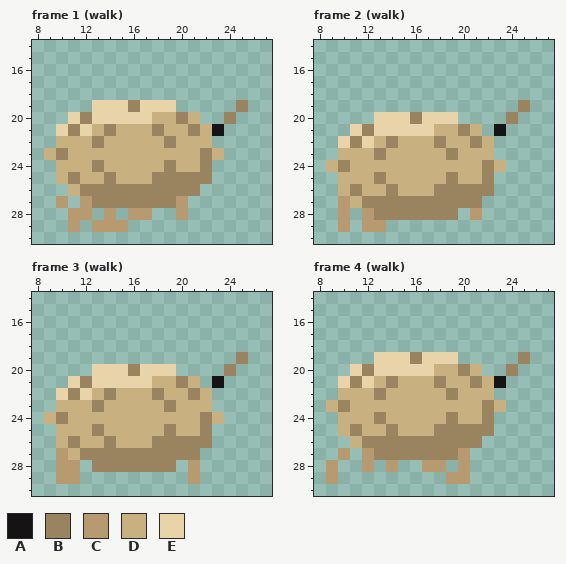
Pixel-art file -- Assets/Animales/camaron_almeja.aseprite. Above, as it was before the edit.
32x32 pixels, 6 frames. Shown: frame 1 (walk): x 8..27, y 14..30; frame 2 (walk): x 8..27, y 14..30; frame 3 (walk): x 8..27, y 14..30; frame 4 (walk): x 8..27, y 14..30. The commit also changed other frames, which this record leaves out.
Palette (. is transparent): A #151314  B #9a8460  C #b89a70  D #c8b080  E #e8d4a8
Pixels before, frame 1 (walk), first column x 9:
19 ....EEEBEEE.....B
20 ..EBEEEEEDDBD..B.
21 .EBEDBDDDBDDBDA..
22 .DDDBDDDDDBDDD...
23 DBDDDDDDDDDDDBD..
24 .DDDBDDDDDBDDB...
25 .DBDDBDDDBBBBB...
26 ..DBBBBBBBBBB....
27 .C.CBBBBBBBC.....
28 ..CC.C.CC..C.....
29 ..C.CCC..........
Pixels before, frame 2 (walk), first column x 9:
19 ................B
20 ....EEEBEEE....B.
21 ..EBEEEEEDDBD.A..
22 .EBEDBDDDBDDBD...
23 .DDDBDDDDDBDDD...
24 DBDDDDDDDDDDDBD..
25 .DDDBDDDDDBDDB...
26 .DBDDBDDDBBBBB...
27 .CDBBBBBBBBBB....
28 .C.CBBBBBBB.C....
29 .C.CC............
Pixels before, frame 3 (walk), first column x 9:
19 ................B
20 ....EEEBEEE....B.
21 ..EBEEEEEDDBD.A..
22 .EBEDBDDDBDDBD...
23 .DDDBDDDDDBDDD...
24 DBDDDDDDDDDDDBD..
25 .DDDBDDDDDBDDB...
26 .DBDDBDDDBBBBB...
27 .CDBBBBBBBBBB....
28 .CC.BBBBBBB.C....
29 .CC.........C....
Pixels before, frame 4 (walk), first column x 9:
19 ....EEEBEEE.....B
20 ..EBEEEEEDDBD..B.
21 .EBEDBDDDBDDBDA..
22 .DDDBDDDDDBDDD...
23 DBDDDDDDDDDDDBD..
24 .DDDBDDDDDBDDB...
25 .DBDDBDDDBBBBB...
26 ..DBBBBBBBBBB....
27 .C.CBBBBBBBC.....
28 C..C.C..CC.C.....
29 C.........CC.....
New version:
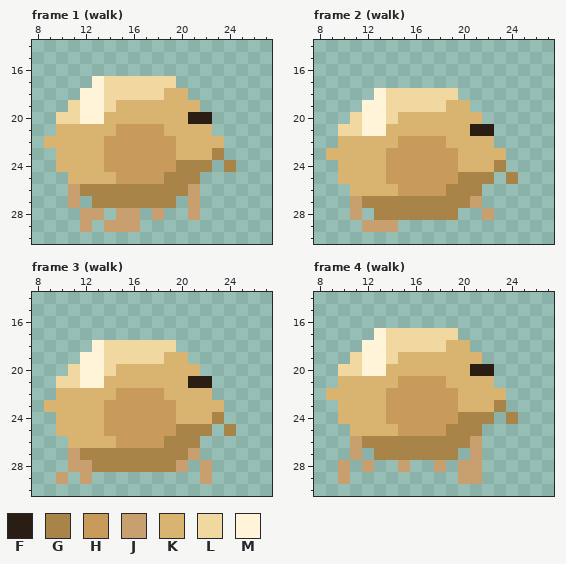
Colours new in this view: F #2a1e14  G #a88448  H #c89a5c  J #c8a070  K #d8b470  L #f0d8a0  M #fff4d8
The exact change:
Changed rows in their new state; - is an unchanged pixel.
Frame 1 (walk):
first column x 9:
17 ----MLLLLLL------
18 ---MMLLLLLKK-----
19 --LMMLKKKKKKK---.
20 -LLMMKKKKKKKFF-.-
21 -KKKKKHHHHKKKK.--
22 KKKKKHHHHHHKKKK--
23 .KKKKHHHHHHKKKG--
24 -KKKKHHHHHHGGG-G-
25 -.KKKKHHHHGGG.---
26 --JGGGGGGGGGJ----
27 -.J.GGGGGGG.J----
28 --.JJ.JJ.J-.J----
29 --.J.JJJ---------
Frame 2 (walk):
first column x 9:
18 ----MLLLLLL------
19 ---MMLLLLLKK----.
20 --LMMLKKKKKKK--.-
21 -LLMMKKKKKKKFF.--
22 -KKKKKHHHHKKKK---
23 KKKKKHHHHHHKKKK--
24 .KKKKHHHHHHKKKG--
25 -KKKKHHHHHHGGG-G-
26 -.KKKKHHHHGGG.---
27 -.JGGGGGGGGGJ----
28 -.J.GGGGGGG-.J---
29 -.-JJJ-----------
Frame 3 (walk):
first column x 9:
18 ----MLLLLLL------
19 ---MMLLLLLKK----.
20 --LMMLKKKKKKK--.-
21 -LLMMKKKKKKKFF.--
22 -KKKKKHHHHKKKK---
23 KKKKKHHHHHHKKKK--
24 .KKKKHHHHHHKKKG--
25 -KKKKHHHHHHGGG-G-
26 -.KKKKHHHHGGG.---
27 -.JGGGGGGGGGJ----
28 -.JJGGGGGGGJ.J---
29 -J.J--------.J---
Frame 4 (walk):
first column x 9:
17 ----MLLLLLL------
18 ---MMLLLLLKK-----
19 --LMMLKKKKKKK---.
20 -LLMMKKKKKKKFF-.-
21 -KKKKKHHHHKKKK.--
22 KKKKKHHHHHHKKKK--
23 .KKKKHHHHHHKKKG--
24 -KKKKHHHHHHGGG-G-
25 -.KKKKHHHHGGG.---
26 --JGGGGGGGGGJ----
27 -.J.GGGGGGG.J----
28 .J-J-.J-.J-JJ----
29 .J--------.JJ----
